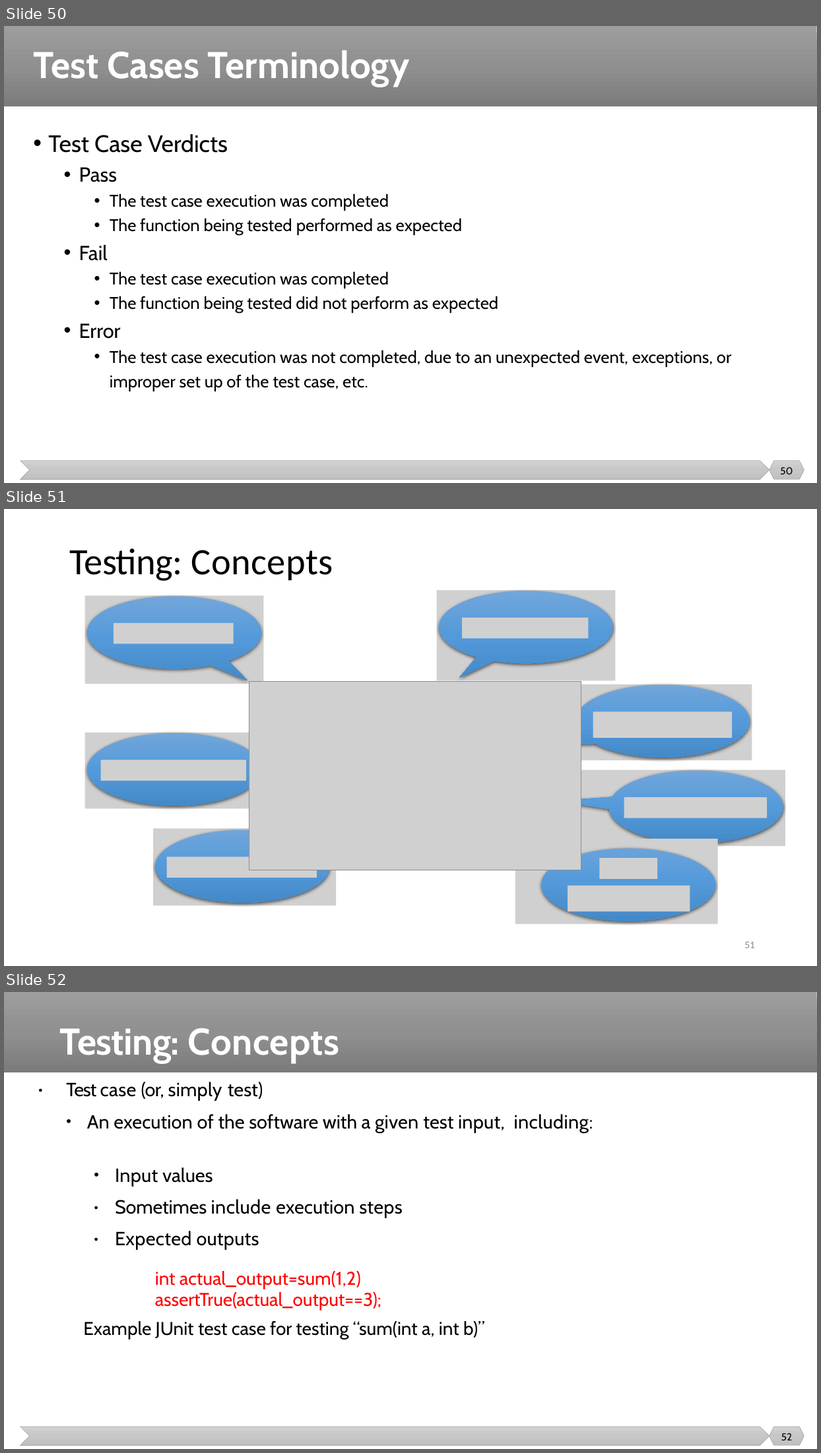
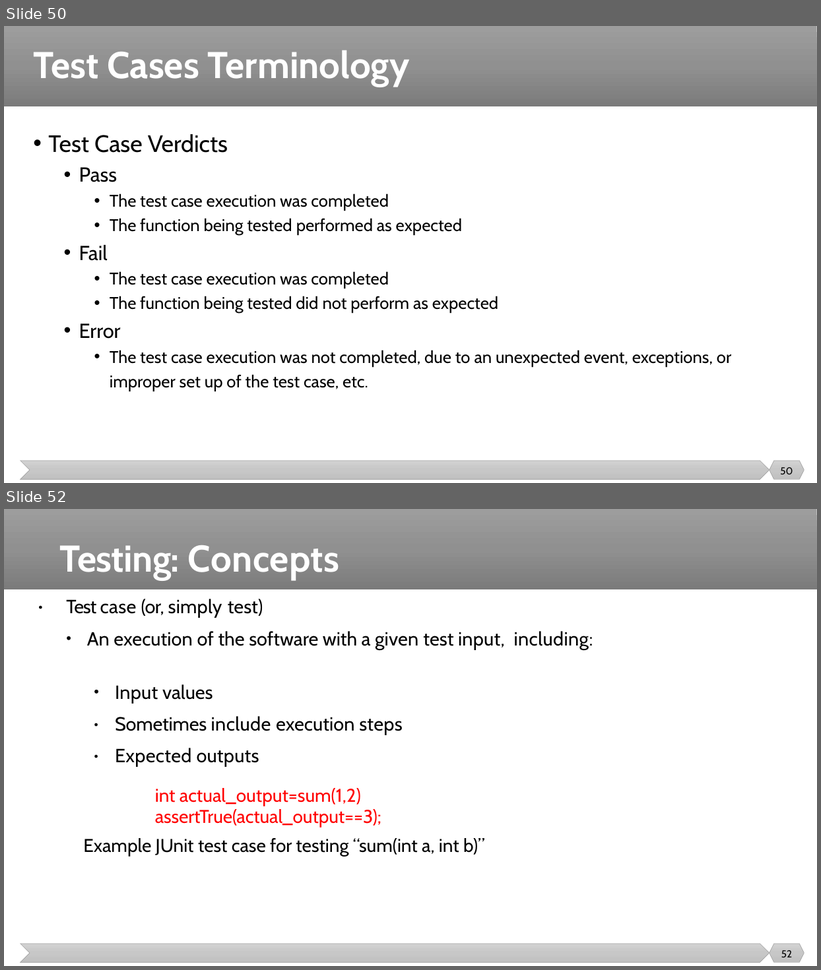
Before and after one commit to malenezi/malenezi, a slide deck: SE401/Lectures/1-Introduction/Introduction.pptx. Shown one above the other, each under a label of ours: slides 50, 51 and 52 before the commit, slides 50 and 52 after it; the slides between them are not shown. The pictures are 821x1453 and 821x970 pixels, drawn with LibreOffice and Linux fonts; fonts in the diff are those of the drawing; grey boxes stand for pictures. Boxes give left, top, right and bottom in pixels: in the first picture for what was removed or moved away, otherwise in the second. Text is boxed around its words. In the diff, an @@ line names an element or a change of style, - is before the commit and + after.

```diff
--- a/SE401/Lectures/1-Introduction/Introduction.pptx
+++ b/SE401/Lectures/1-Introduction/Introduction.pptx
@@ slide 51 removed at (x1=4, y1=509, x2=817, y2=966), background #FFFFFF @@
@@ title removed at (x1=70, y1=549, x2=333, y2=581) @@
-Testing: Concepts
@@ picture removed at (x1=85, y1=595, x2=264, y2=684) @@
@@ picture removed at (x1=88, y1=596, x2=261, y2=681) @@
@@ freeform shape removed at (x1=88, y1=596, x2=261, y2=681) @@
@@ picture removed at (x1=437, y1=590, x2=616, y2=681) @@
@@ picture removed at (x1=440, y1=591, x2=613, y2=678) @@
@@ freeform shape removed at (x1=440, y1=591, x2=613, y2=678) @@
@@ picture removed at (x1=114, y1=623, x2=234, y2=644) @@
@@ picture removed at (x1=462, y1=618, x2=588, y2=638) @@
@@ picture removed at (x1=250, y1=682, x2=582, y2=870) @@
@@ picture removed at (x1=558, y1=685, x2=752, y2=761) @@
@@ picture removed at (x1=560, y1=685, x2=749, y2=758) @@
@@ freeform shape removed at (x1=560, y1=685, x2=749, y2=758) @@
@@ picture removed at (x1=593, y1=712, x2=733, y2=739) @@
@@ picture removed at (x1=85, y1=733, x2=301, y2=809) @@
@@ picture removed at (x1=88, y1=733, x2=299, y2=806) @@
@@ freeform shape removed at (x1=88, y1=733, x2=299, y2=806) @@
@@ picture removed at (x1=101, y1=760, x2=246, y2=781) @@
@@ picture removed at (x1=555, y1=770, x2=786, y2=846) @@
@@ picture removed at (x1=556, y1=770, x2=783, y2=843) @@
@@ freeform shape removed at (x1=556, y1=770, x2=783, y2=843) @@
@@ picture removed at (x1=624, y1=797, x2=767, y2=819) @@
@@ picture removed at (x1=153, y1=828, x2=337, y2=906) @@
@@ picture removed at (x1=156, y1=829, x2=334, y2=903) @@
@@ freeform shape removed at (x1=156, y1=829, x2=334, y2=903) @@
@@ picture removed at (x1=516, y1=839, x2=717, y2=924) @@
@@ picture removed at (x1=517, y1=840, x2=715, y2=921) @@
@@ freeform shape removed at (x1=517, y1=840, x2=715, y2=921) @@
@@ picture removed at (x1=167, y1=857, x2=317, y2=878) @@
@@ picture removed at (x1=600, y1=859, x2=658, y2=879) @@
@@ picture removed at (x1=568, y1=886, x2=690, y2=912) @@
@@ page number removed at (x1=745, y1=942, x2=755, y2=949) @@
-51
```
Also in this commit, not shown: 2 slides changed, 2 slides added, 1 other file.
